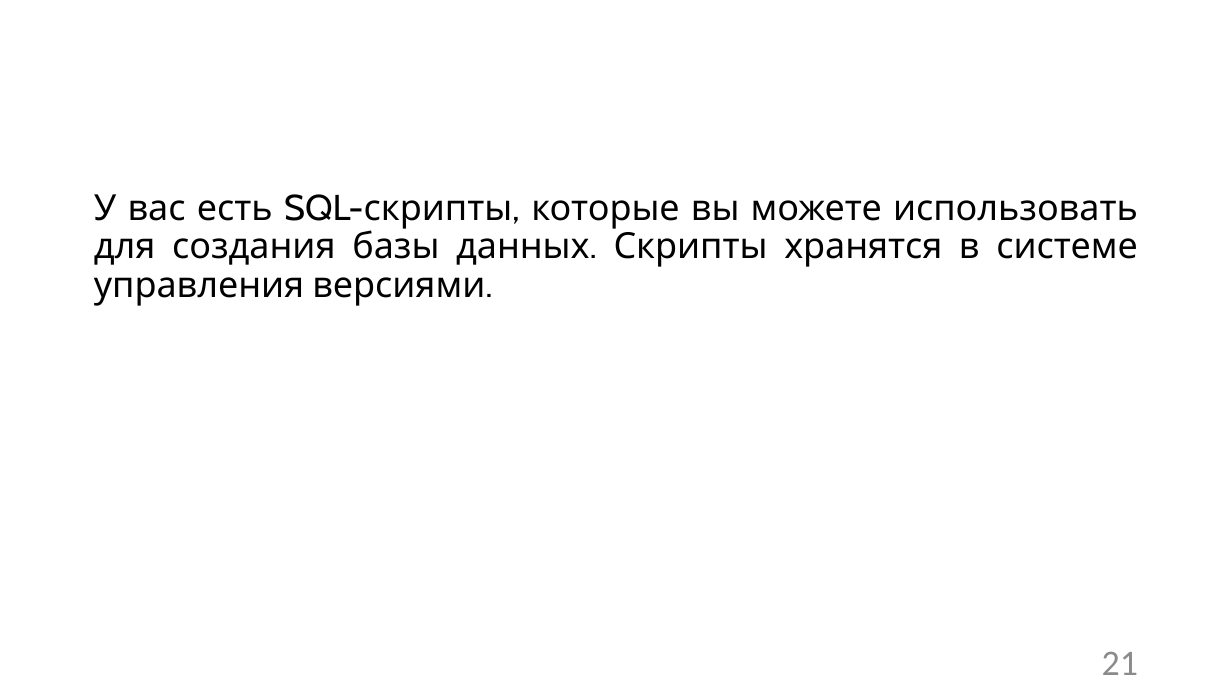
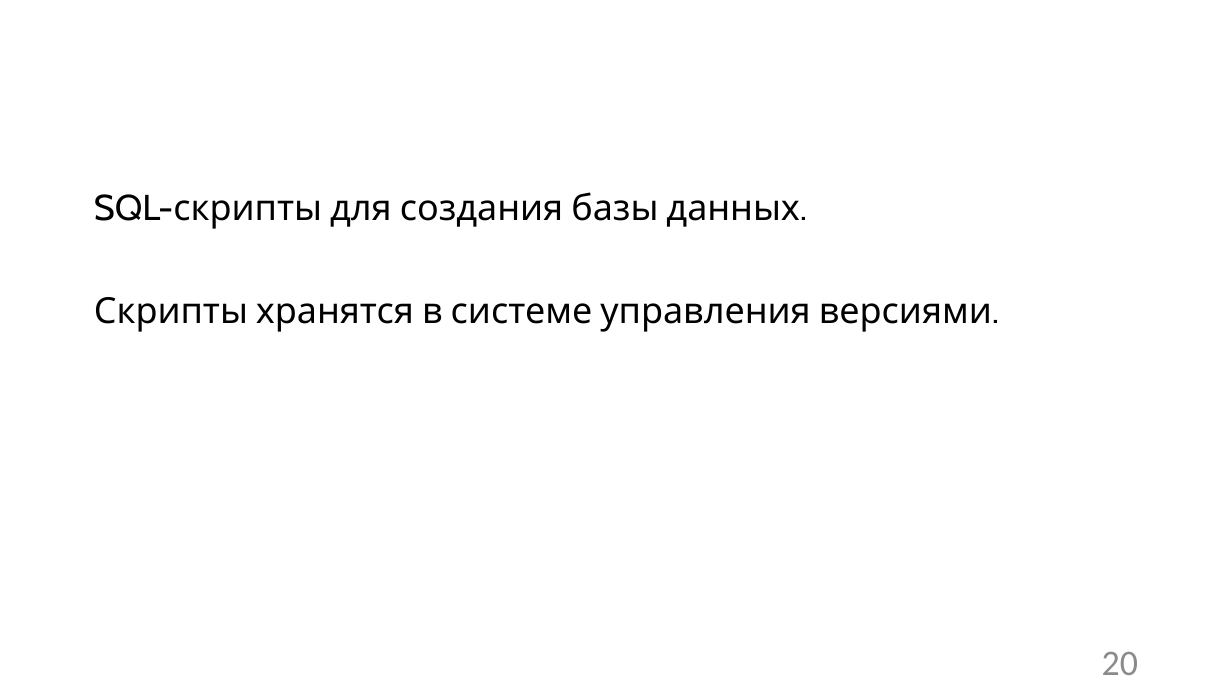
Before and after one commit to Sa1Gur/DbTest.Containers, a slide deck: slide 20 of DbaseTesting.pptx (slide 21 before the commit). Drawn at 1232x693 pixels with LibreOffice and Linux fonts; fonts in the diff are those of the drawing; background and template pictures are left out. Boxes give left, top, right and bottom in pixels: in the first picture for what was removed or moved away, otherwise in the second. Text is boxed around its words. In the diff, an @@ line names an element or a change of style, - is before the commit and + after.

```diff
--- a/DbaseTesting.pptx
+++ b/DbaseTesting.pptx
@@ text at (94, 192, 992, 332): text changed @@
-У вас есть SQL-скрипты, которые вы можете использовать для создания базы данных. Скрипты хранятся в системе управления версиями.
+SQL-скрипты для создания базы данных.
+Скрипты хранятся в системе управления версиями.
@@ page number at (1102, 652, 1138, 675): text changed @@
-21
+20
```
Also in this commit, not shown: 13 other slides changed, 2 slides removed, 5 other files.
